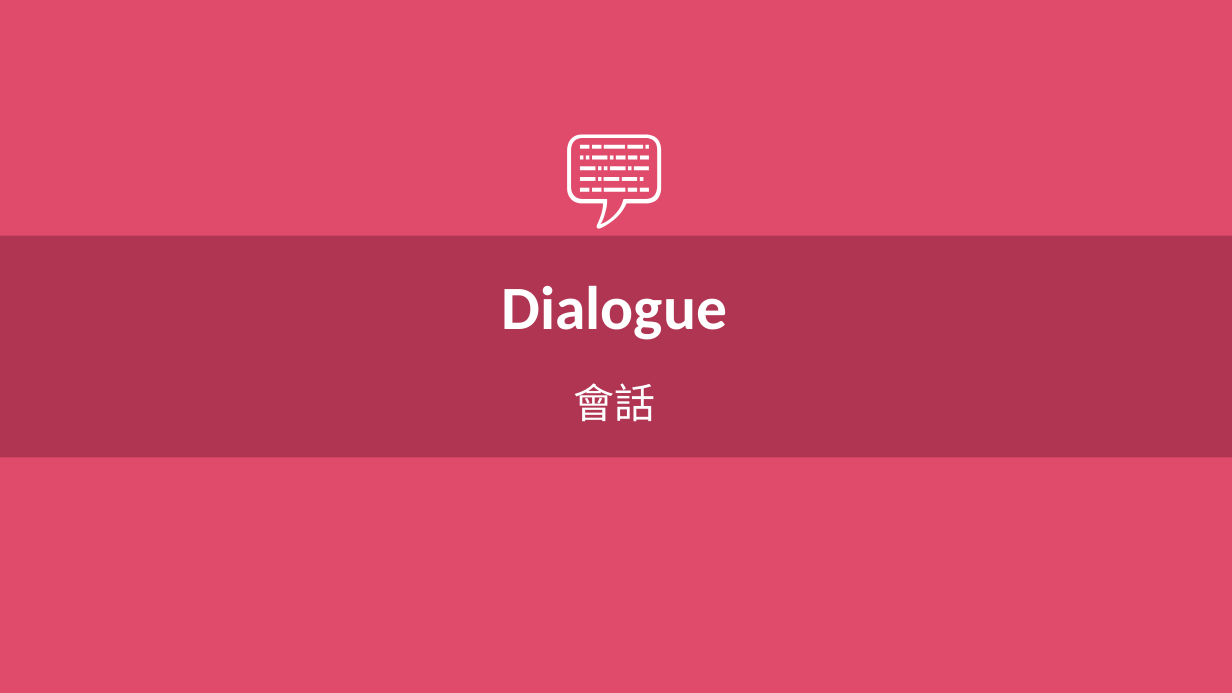
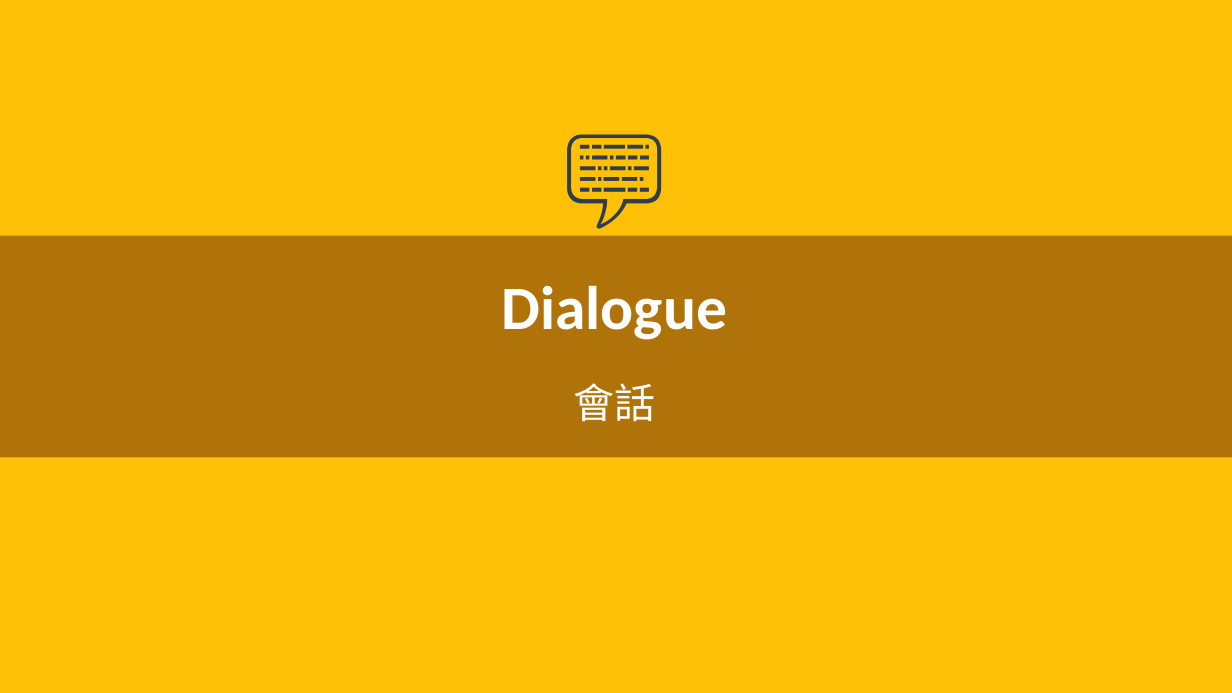
Before and after one commit to Yuchiaoniu/english, a slide deck: slide 12 of Unit9_How_Do_You_Feel.pptx. Drawn at 1232x693 pixels with LibreOffice and Linux fonts; fonts in the diff are those of the drawing. Boxes give left, top, right and bottom in pixels: in the first picture for what was removed or moved away, otherwise in the second. Text is boxed around its words. In the diff, an @@ line names an element or a change of style, - is before the commit and + after.

```diff
--- a/Unit9_How_Do_You_Feel.pptx
+++ b/Unit9_How_Do_You_Feel.pptx
@@ background #E04A6B to #FFC107 @@
@@ text "💬" at bbox=[74, 106, 1155, 236]: text colour #FFFFFF to #2C3E50 @@
@@ rectangle at bbox=[0, 236, 1232, 457]: fill #B03552 to #B07309 @@
```
Also in this commit, not shown: 14 other slides changed, 3 other files.
